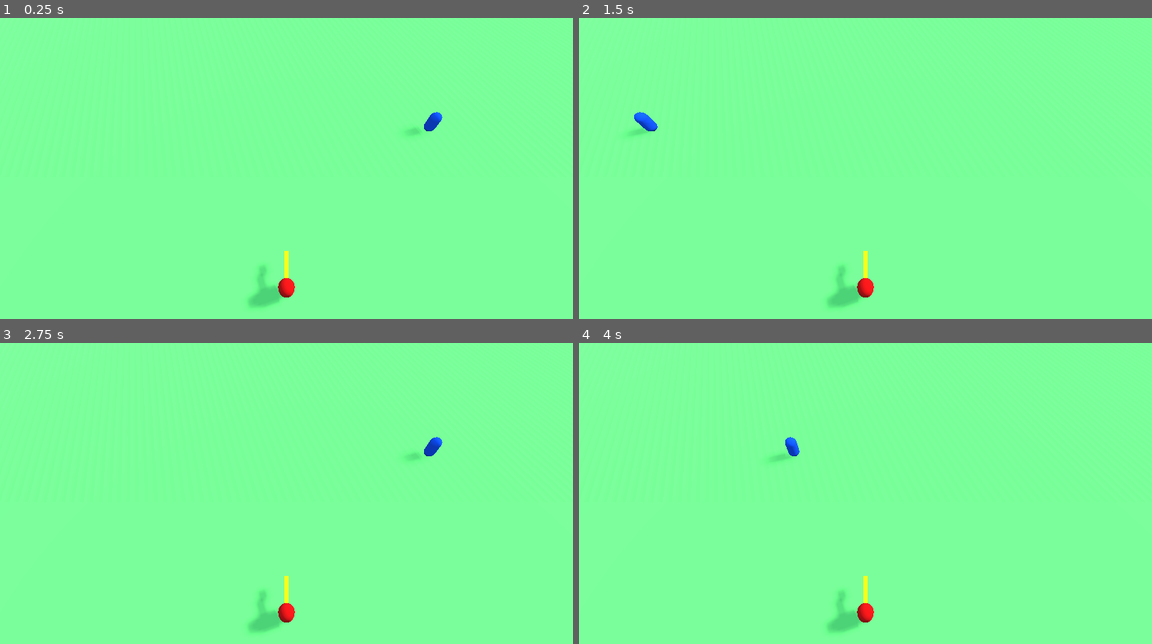
Above: before the commit, frames 1-4 (two rows, left to right).
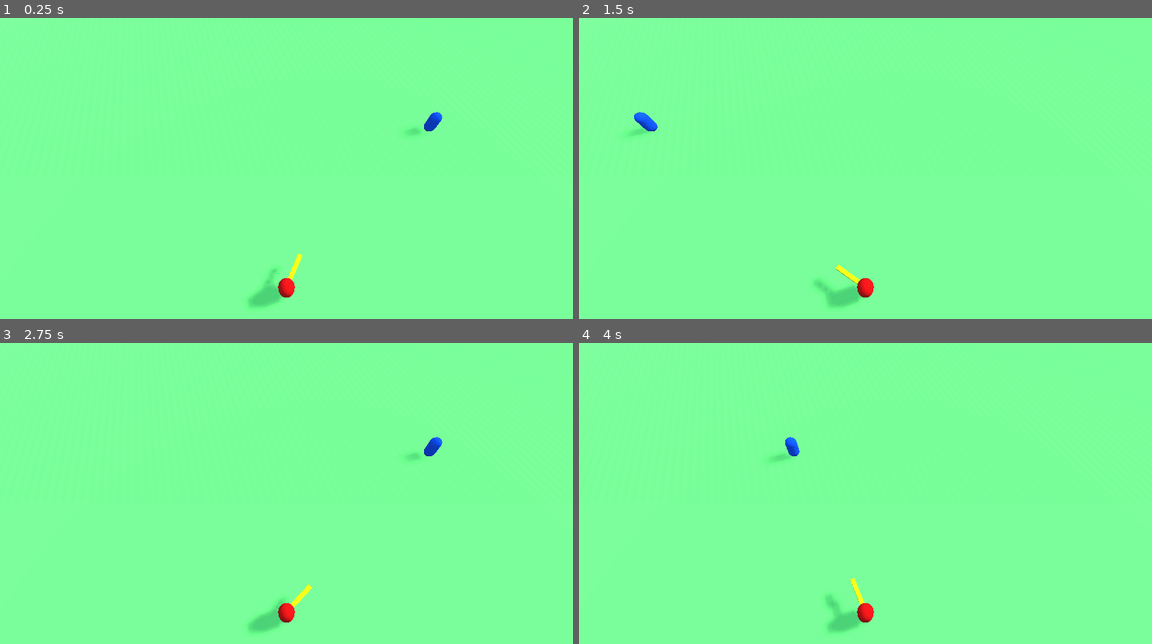
Above: after the commit, the same moments.

Repository: mc-carthy/gdAiBoilerplates
Game: Godot game, scene res://World.tscn
The game is run twice, just before and just after one commit, with the same random seed, the same clock (stepped at 60 frames per second) and the same inputs.
Inputs:
- Up to frame 1 (0.25 s): no input
- Up to frame 2 (1.5 s): no input
- Up to frame 3 (2.75 s): no input
- Up to frame 4 (4 s): no input

The runs differ from the first frame. In frame 1, 0.3% of the frame differs, in the area x 44-53%, y 77-90%; in frame 2, 0.3%, in the area x 41-51%, y 77-93%; in frame 3, 0.3%; in frame 4, 0.3%.

Commit message:
Initial face target logic

Diff:
--- a/FaceTarget/Agent.tscn
+++ b/FaceTarget/Agent.tscn
@@ -1,11 +1,7 @@
-[gd_scene load_steps=7 format=2]
+[gd_scene load_steps=8 format=2]
 
 [ext_resource path="res://TurnAgent.gd" type="Script" id=1]
-
-[sub_resource type="SpatialMaterial" id=1]
-albedo_color = Color( 0.968627, 1, 0, 1 )
-
-[sub_resource type="CubeMesh" id=2]
+[ext_resource path="res://FaceTarget.gd" type="Script" id=2]
 
 [sub_resource type="CapsuleMesh" id=3]
 radius = 0.5
@@ -16,14 +12,13 @@
 [sub_resource type="SpatialMaterial" id=5]
 albedo_color = Color( 1, 1, 0, 1 )
 
+[sub_resource type="SpatialMaterial" id=1]
+albedo_color = Color( 0.968627, 1, 0, 1 )
+
+[sub_resource type="CubeMesh" id=2]
+
 [node name="Agent" type="Spatial"]
 script = ExtResource( 1 )
-
-[node name="Pointer" type="MeshInstance" parent="."]
-transform = Transform( 0.14178, 0, 0, 0, -6.01017e-08, -0.14178, 0, 1.03466, -4.66354e-09, 0, 1.44217, -1.09028 )
-material_override = SubResource( 1 )
-mesh = SubResource( 2 )
-material/0 = SubResource( 1 )
 
 [node name="Graphics" type="Spatial" parent="."]
 
@@ -37,3 +32,12 @@
 visible = false
 mesh = SubResource( 3 )
 material/0 = SubResource( 5 )
+
+[node name="FaceTargetY" type="Spatial" parent="."]
+script = ExtResource( 2 )
+
+[node name="Pointer" type="MeshInstance" parent="FaceTargetY"]
+transform = Transform( 0.14178, 0, 0, 0, -6.01017e-08, -0.14178, 0, 1.03466, -4.66354e-09, 0, 1.44217, -1.09028 )
+material_override = SubResource( 1 )
+mesh = SubResource( 2 )
+material/0 = SubResource( 1 )
--- /dev/null
+++ b/FaceTarget/FaceTarget.gd
@@ -0,0 +1,11 @@
+extends Spatial
+
+export var turn_speed: float = 100.0
+
+func face_point(point: Vector3, delta: float):
+	var local_point = to_local(point)
+	local_point.y = 0.0
+	var turn_dir = sign(local_point.x)
+	var turn_amount = deg2rad(turn_speed * delta)
+
+	rotate_object_local(Vector3.UP, -turn_amount * turn_dir)
--- /dev/null
+++ b/FaceTarget/FaceTargetY.gd
@@ -0,0 +1 @@
+extends Spatial
--- a/FaceTarget/TurnAgent.gd
+++ b/FaceTarget/TurnAgent.gd
@@ -1,13 +1,14 @@
 extends Spatial
 
-
+onready var face_target = $FaceTargetY
 
 var target : Spatial
 func _ready():
-	target = get_tree().get_nodes_in_group("targets")[0]
+	target = get_tree().get_nodes_in_group('targets')[0]
 
 func _process(delta):
-	pass
+	var target_pos = target.global_transform.origin
+	face_target.face_point(target_pos, delta)
 
 func show_red():
 	$Graphics/Red.show()
